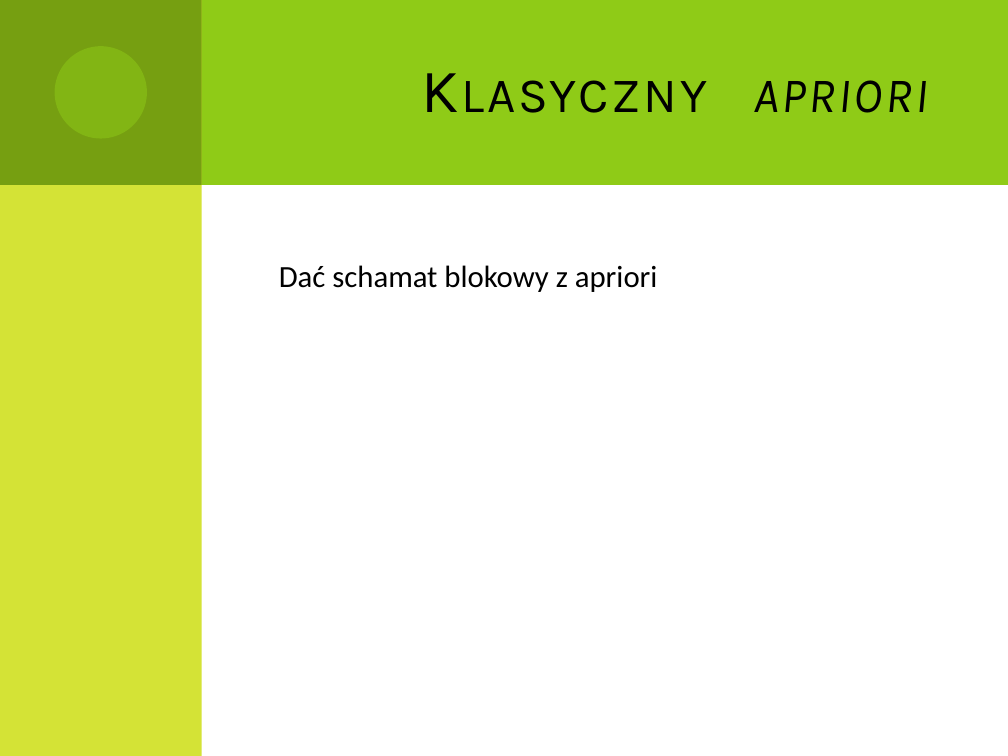
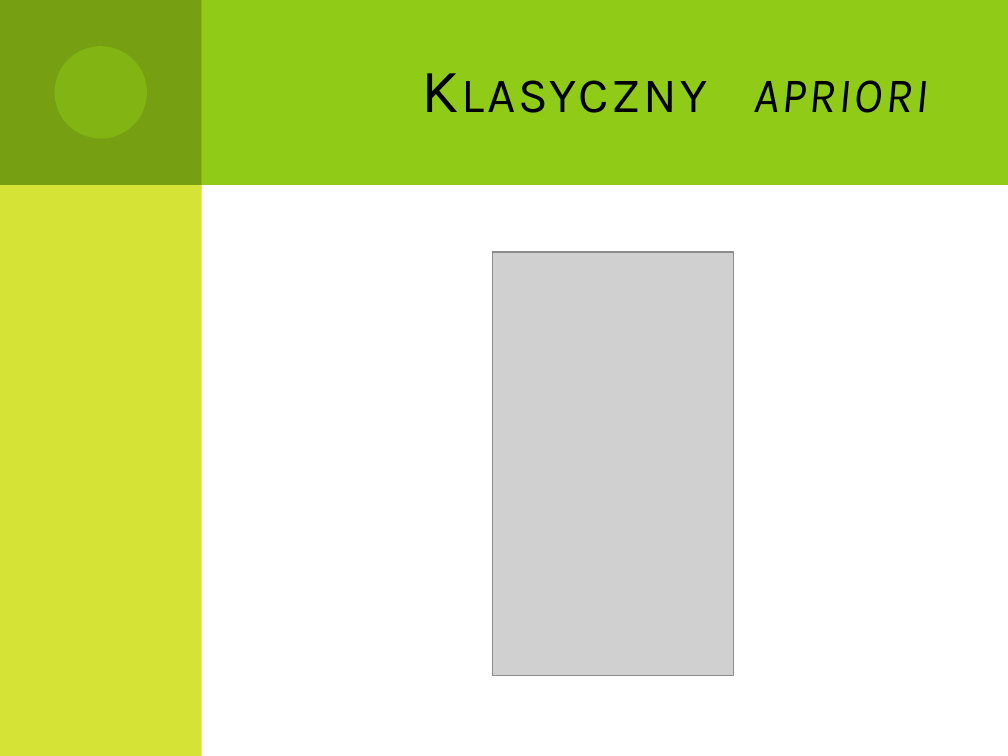
Before and after one commit to Dzess/DMARF, a slide deck: slide 13 of presentation/GPGPU_in_data_minig.pptx (slide 8 before the commit). Drawn at 1008x756 pixels with LibreOffice and Linux fonts; fonts in the diff are those of the drawing; grey boxes stand for pictures. Boxes give left, top, right and bottom in pixels: in the first picture for what was removed or moved away, otherwise in the second. Text is boxed around its words. In the diff, an @@ line names an element or a change of style, - is before the commit and + after.

```diff
--- a/presentation/GPGPU_in_data_minig.pptx
+++ b/presentation/GPGPU_in_data_minig.pptx
@@ text removed at [279,265,658,292] @@
-Dać schamat blokowy z apriori
@@ picture added at [493,252,734,675] @@
```
Also in this commit, not shown: 4 other slides changed, 7 slides added, 1 slide removed.
